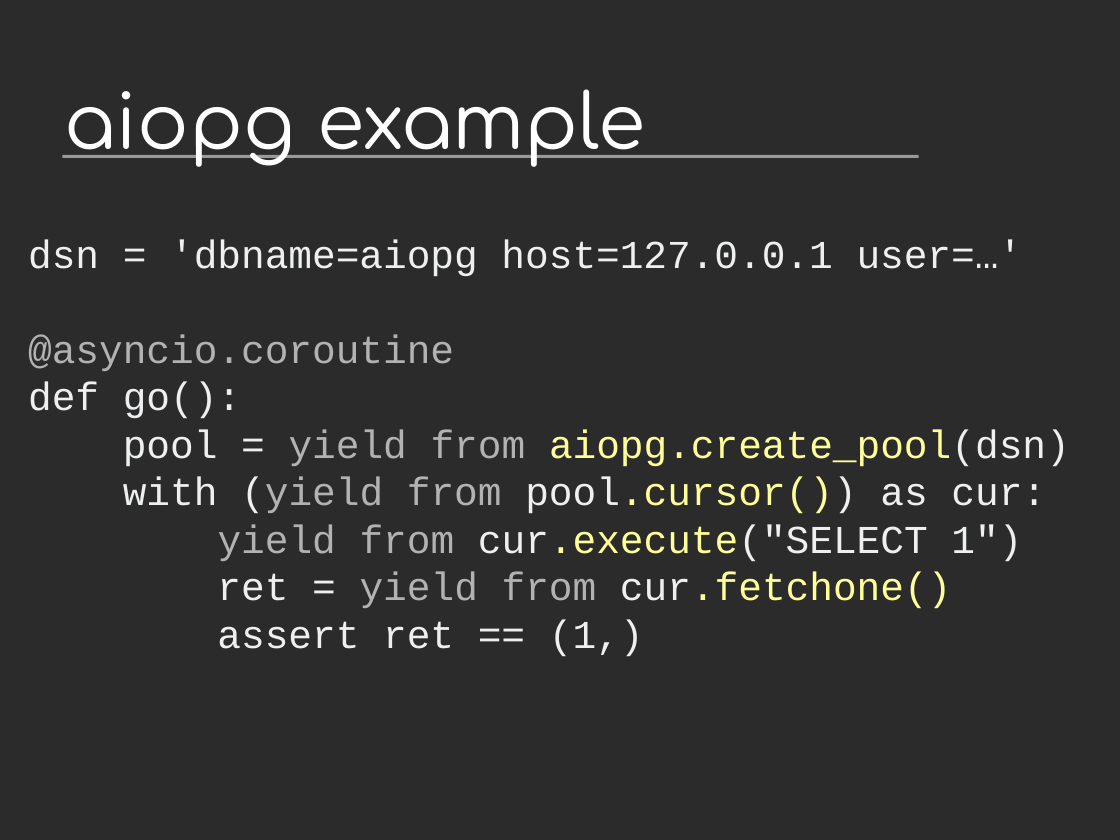
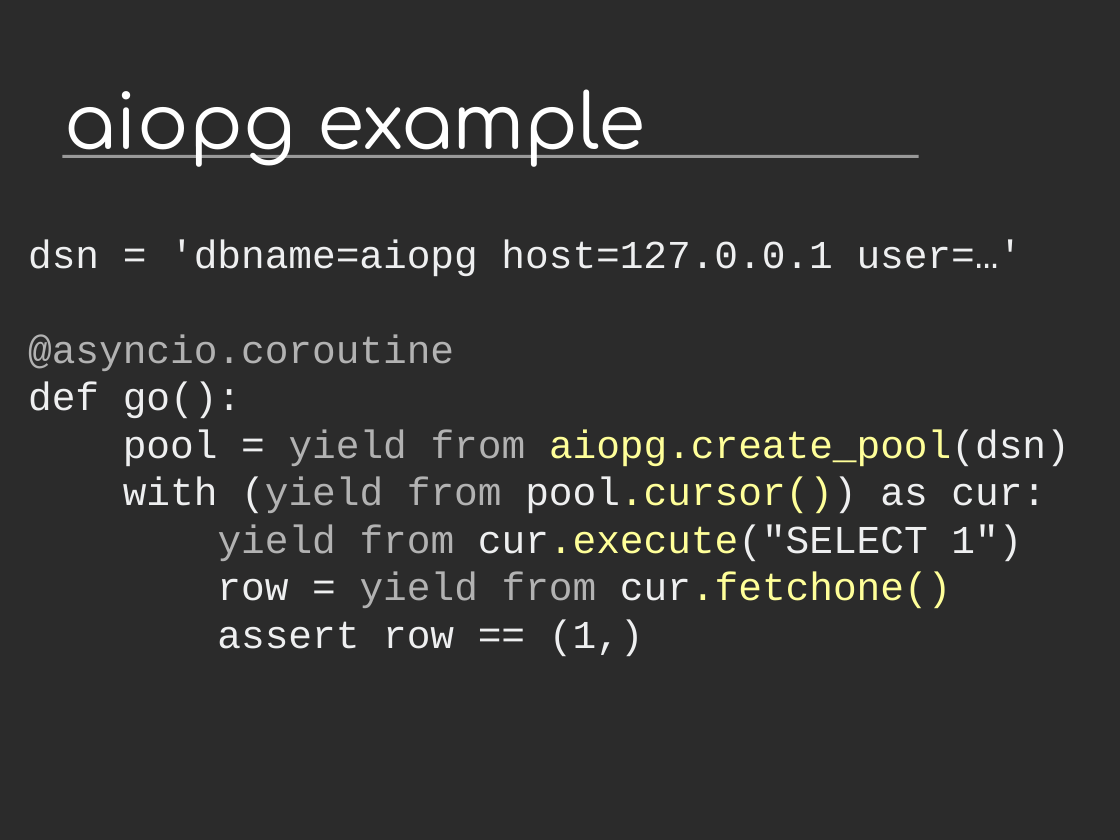
Before and after one commit to vstinner/talks, a slide deck: slide 9 of 2015-EuroPython-Bilbao/asyncio-community.odp. Drawn at 1120x840 pixels with LibreOffice and Linux fonts; fonts in the diff are those of the drawing; background and template pictures are left out; a plain dark background stands for a picture behind light text. Boxes give left, top, right and bottom in pixels: in the first picture for what was removed or moved away, otherwise in the second. Text is boxed around its words. In the diff, an @@ line names an element or a change of style, - is before the commit and + after.

```diff
--- a/2015-EuroPython-Bilbao/asyncio-community.odp
+++ b/2015-EuroPython-Bilbao/asyncio-community.odp
@@ text at (28,240,1070,656): text changed @@
-dsn = 'dbname=aiopg host=127.0.0.1 user=…'
-@asyncio.coroutine
-def go():
-pool = yield from aiopg.create_pool(dsn)
-with (yield from pool.cursor()) as cur:
-yield from cur.execute("SELECT 1")
-ret = yield from cur.fetchone()
-assert ret == (1,)
+dsn = 'dbname=aiopg host=127.0.0.1 user=…'
+@asyncio.coroutine
+def go():
+pool = yield from aiopg.create_pool(dsn)
+with (yield from pool.cursor()) as cur:
+yield from cur.execute("SELECT 1")
+row = yield from cur.fetchone()
+assert row == (1,)
```
Also in this commit, not shown: 5 other slides changed, 3 slides added, 3 other files.
